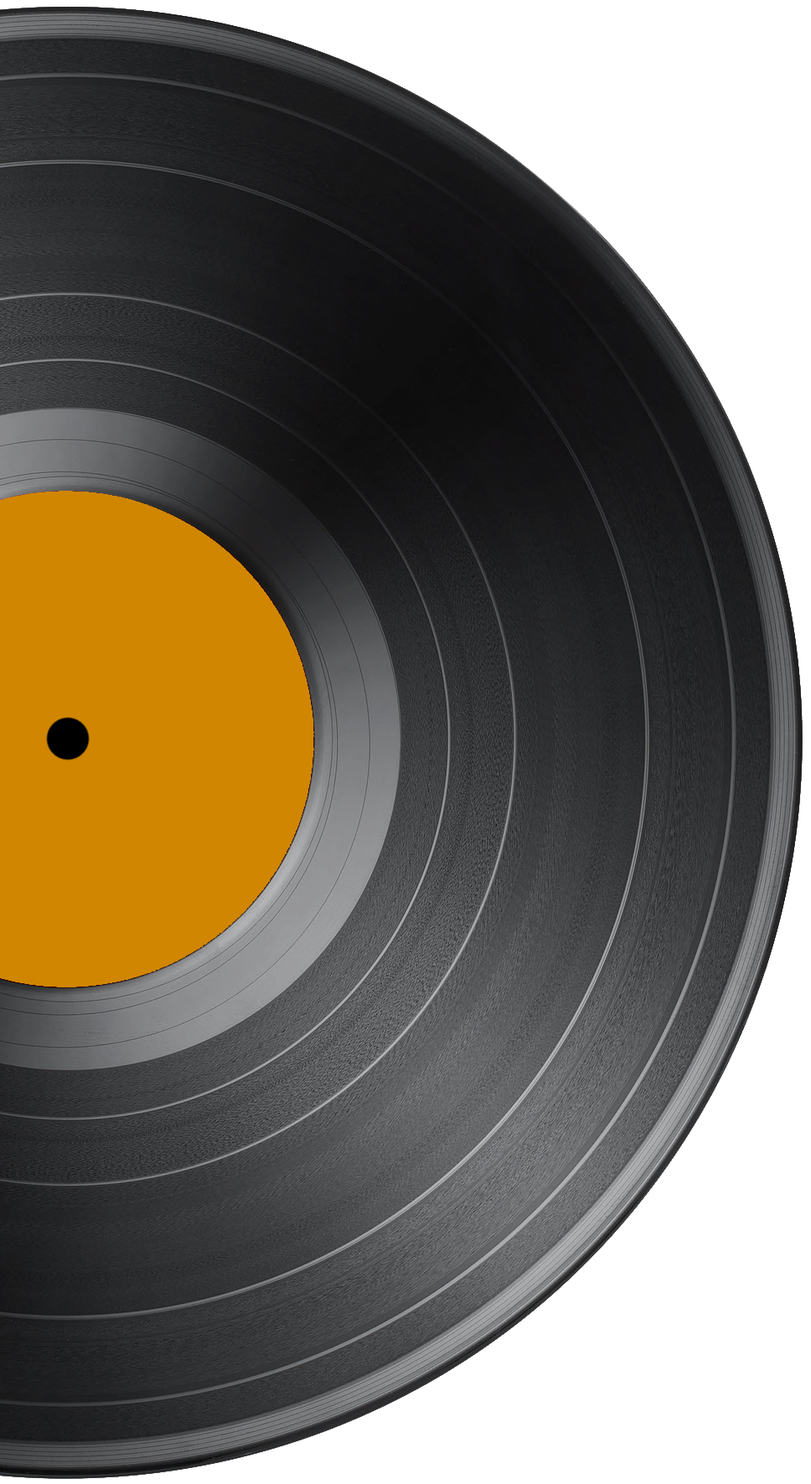
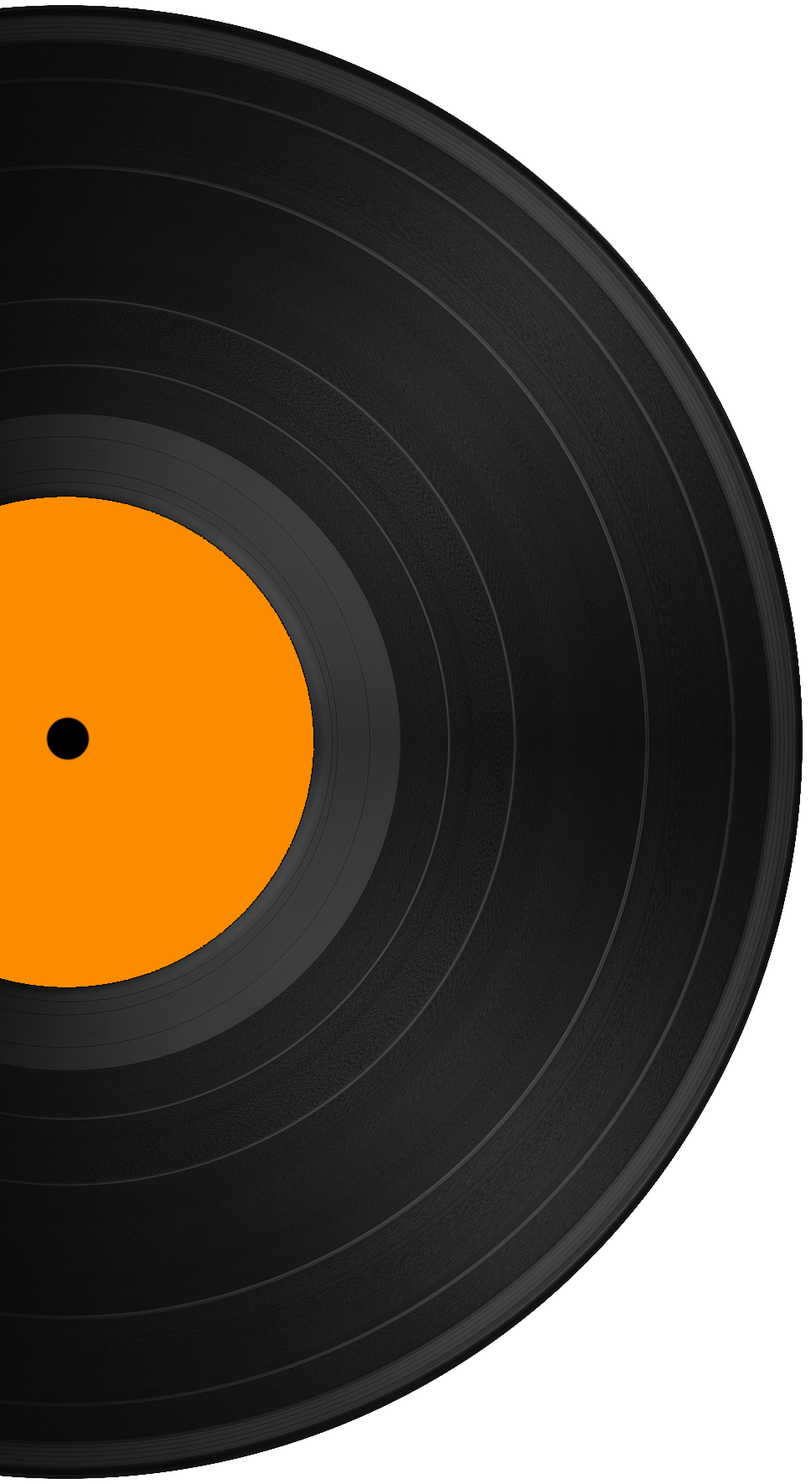
Revision of a layered 811x1484 image; what changed, layer by layer:
painted on "vinyl.png" over [0, 5, 803, 1480]
painted on "color" over [0, 379, 437, 1028]
